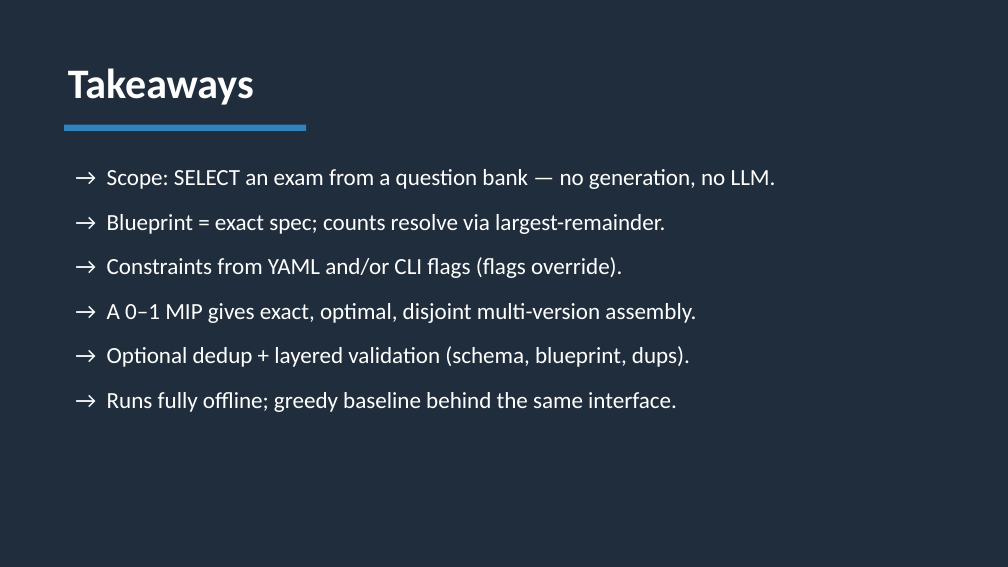
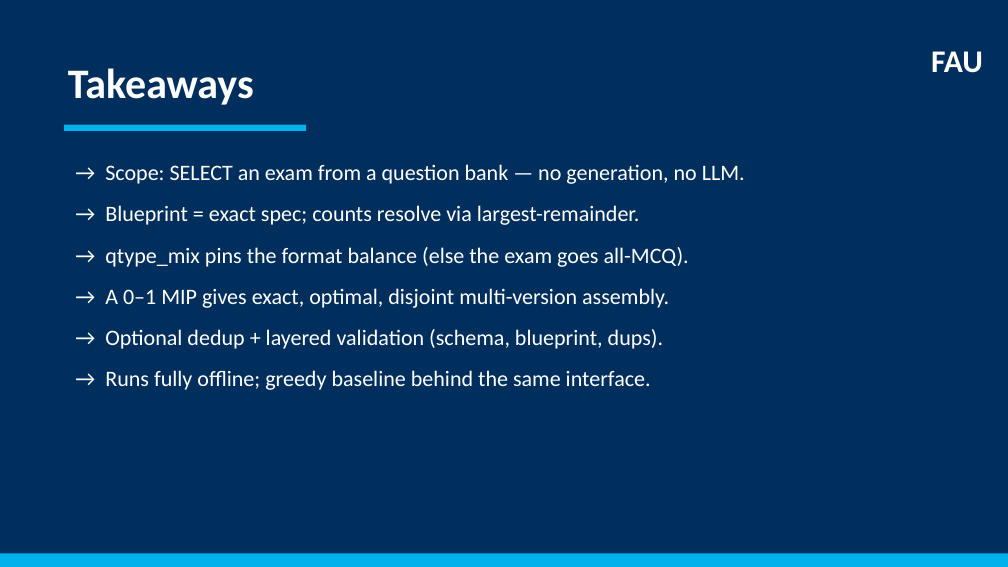
Before and after one commit to Jiniku/Masterthesis, a slide deck: slide 11 of docs/quizgen_slides.pptx (slide 10 before the commit). Drawn at 1008x567 pixels with LibreOffice and Linux fonts; fonts in the diff are those of the drawing. Boxes give left, top, right and bottom in pixels: in the first picture for what was removed or moved away, otherwise in the second. Text is boxed around its words. In the diff, an @@ line names an element or a change of style, - is before the commit and + after.

```diff
--- a/docs/quizgen_slides.pptx
+++ b/docs/quizgen_slides.pptx
@@ rectangle at (0,0,1008,567): fill #1F2D3D to #002F5E @@
@@ text added at (931,51,983,73), 30 pt, text #FFFFFF, bold @@
+FAU
@@ rectangle at (64,125,306,131): fill #3182BD to #00B1EB @@
@@ text at (105,164,745,390): size 22 to 21 pt in "→ Scope: SELECT an exam from a ...", "→ Blueprint = exact spec; counts resolve ...", "→ A 0–1 MIP gives exact, optimal, ...", "→ Optional dedup + layered validation (schema, ..." and 1 more places; less space between paragraphs @@
@@ text at (105,247,689,267): text changed; size 22 to 21 pt @@
-→ Constraints from YAML and/or CLI flags (flags override).
+→ qtype_mix pins the format balance (else the exam goes all-MCQ).
@@ rectangle added at (0,554,1008,567), fill #00B1EB @@
```
Also in this commit, not shown: 8 other slides changed, 2 slides added, 1 slide removed, 1 other file.
